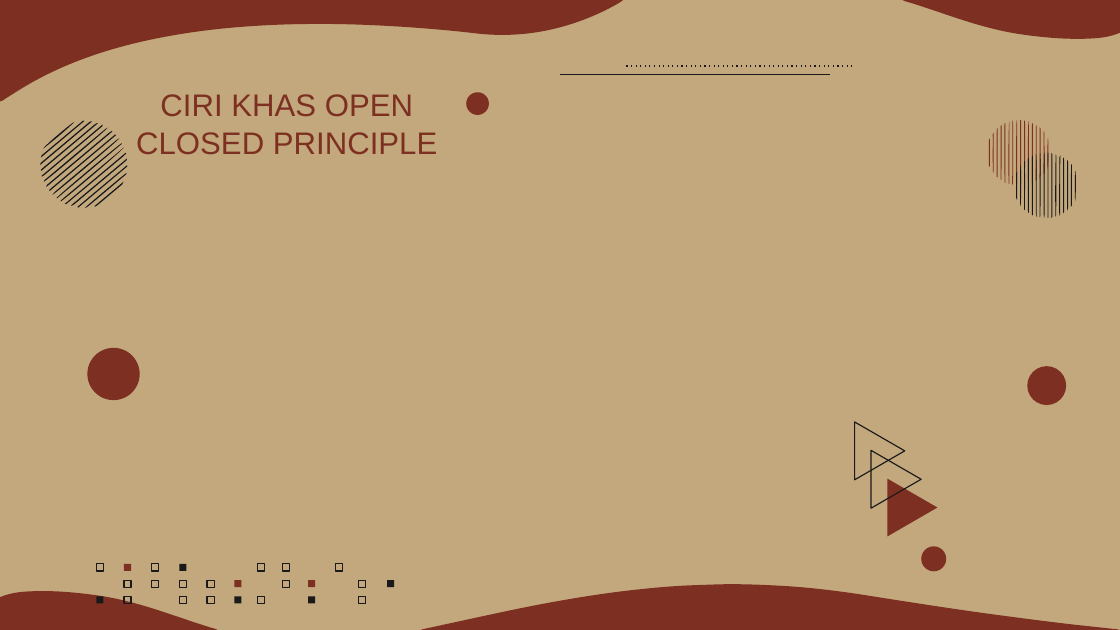
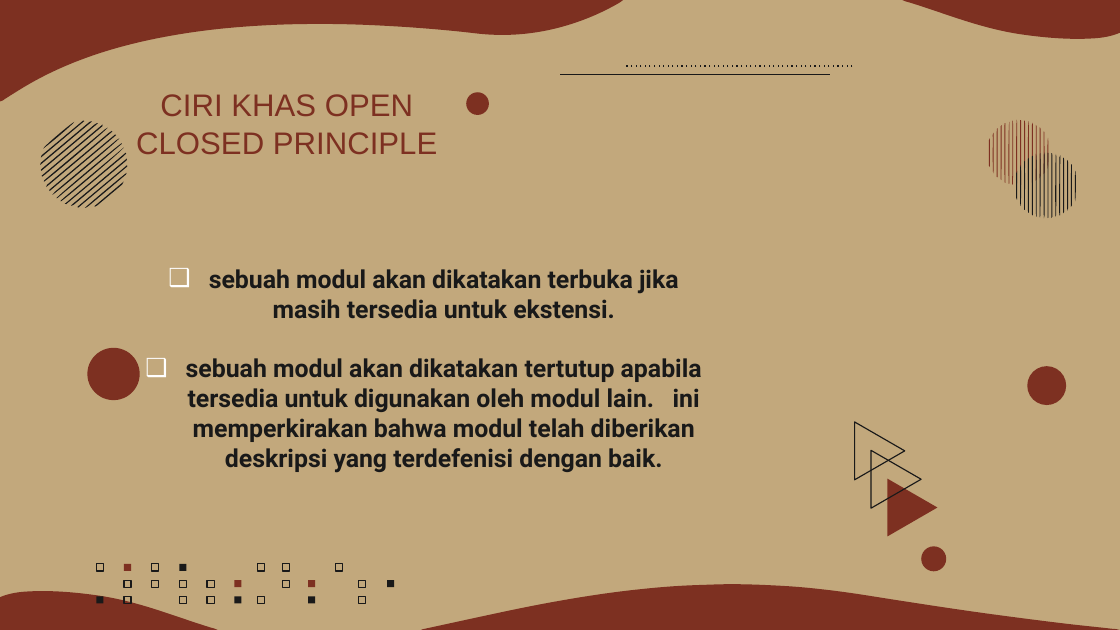
Before and after one commit to albetmatthew/solid_grasp, a slide deck: slide 6 of Kelompok6_OpenClosePrinciple_LowCoupling.pptx. Drawn at 1120x630 pixels with LibreOffice and Linux fonts; fonts in the diff are those of the drawing. Boxes give left, top, right and bottom in pixels: in the first picture for what was removed or moved away, otherwise in the second. Text is boxed around its words. In the diff, an @@ line names an element or a change of style, - is before the commit and + after.

Commit message:
Update Kelompok6_OpenClosePrinciple_LowCoupling.pptx
ciri khas open closed principal

```diff
--- a/Kelompok6_OpenClosePrinciple_LowCoupling.pptx
+++ b/Kelompok6_OpenClosePrinciple_LowCoupling.pptx
@@ subtitle added at (x1=186, y1=269, x2=702, y2=473), 16 pt, text #191919, bold @@
+❑ sebuah modul akan dikatakan terbuka jika masih tersedia untuk ekstensi.
+❑ sebuah modul akan dikatakan tertutup apabila tersedia untuk digunakan oleh modul lain. ini memperkirakan bahwa modul telah diberikan deskripsi yang terdefenisi dengan baik.
```
